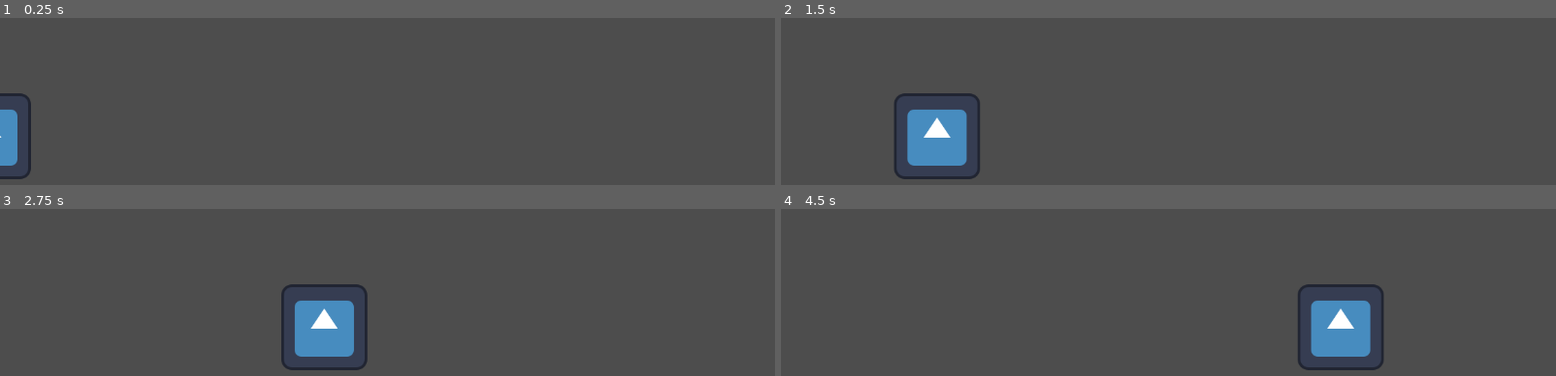
Above: before the commit, frames 1-4 (two rows, left to right).
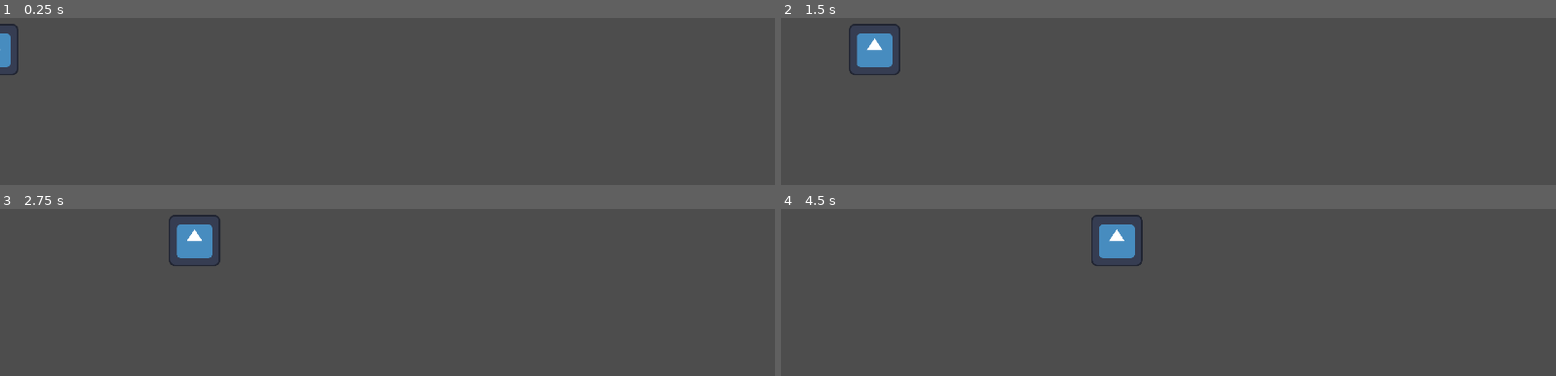
Above: after the commit, the same moments.

Repository: Meemog/GMTK2025
Game: Godot game, scene res://main.tscn
The game is run twice, just before and just after one commit, with the same random seed, the same clock (stepped at 60 frames per second) and the same inputs. The engine's default icon, where the game draws it, is replaced by a stand-in: a white triangle on a blue panel in a dark square.
Inputs (mouse positions are in pixels of both pictures, inside the frame that each line leads up to):
- Up to frame 1 (0.25 s): no input
- Up to frame 2 (1.5 s): move the mouse to (1339, 114) at 0.52 s; hold D (right, bound only after the commit) 0.53-1.28 s; move the mouse to (1013, 158) at 1.27 s; hold S (down, bound only after the commit) from 1.28 s (still down)
- Up to frame 3 (2.75 s): move the mouse to (465, 232) at 2.02 s; release S (down, bound only after the commit) at 2.03 s; hold D (right, bound only after the commit) from 2.03 s (still down)
- Up to frame 4 (4.5 s): move the mouse to (outside the picture) at 2.77 s; release D (right, bound only after the commit) at 2.78 s; hold W (up, bound only after the commit) 2.78-3.53 s; move the mouse to (outside the picture) at 3.52 s; hold A (left, bound only after the commit) from 3.53 s (still down); move the mouse to (936, 262) at 4.27 s

The runs differ from the first frame. In frame 1, 1.4% of the frame differs, in the area x 0-5%, y 3-97%; in frame 2, 4.5%, in the area x 8-26%, y 3-97%; in frame 3, 4.4%; in frame 4, 4.5%.

Commit message:
Added basic player functions

Diff:
--- /dev/null
+++ b/main/Scripts/player.gd
@@ -0,0 +1,40 @@
+extends Area2D
+
+@export var speed = 400
+
+var mouse_location
+
+func _ready() -> void:
+    $BodySprite.play()
+
+func _process(delta: float) -> void:
+
+    # Movement
+
+    var velocity = Vector2.ZERO
+
+    if Input.is_action_pressed("up"):
+        velocity.y -= 1
+    if Input.is_action_pressed("down"):
+        velocity.y += 1
+    if Input.is_action_pressed("right"):
+        velocity.x += 1
+    if Input.is_action_pressed("left"):
+        velocity.x -= 1
+
+    if velocity.length() > 0:
+        velocity = velocity.normalized() * speed
+        $BodySprite.animation = "walk"
+        if velocity.x > 0:
+            $BodySprite.scale.x = abs($BodySprite.scale.x)
+        elif velocity.x < 0:
+            $BodySprite.scale.x = abs($BodySprite.scale.x) * -1
+    else:
+        $BodySprite.animation = "idle"
+
+    position += velocity * delta
+
+    # Gun
+
+    mouse_location = get_viewport().get_mouse_position()
+    $GunSprite.rotation = atan2(mouse_location.y - position.y, mouse_location.x - position.x)
--- a/main/lil_guy.gd
+++ b/main/lil_guy.gd
@@ -5,19 +5,19 @@
 var start_pos
 
 func _ready():
-	screen_size = get_viewport_rect().size
-	hide()
+    screen_size = get_viewport_rect().size
+    hide()
 
 func _process(delta: float) -> void:
-	var velocity = Vector2.ZERO
-	velocity.x += 1
+    var velocity = Vector2.ZERO
+    velocity.x += 1
 
-	position += velocity * delta * speed
+    position += velocity * delta * speed
 
-	if (position.x > screen_size.x + 60):
-		position = start_pos
+    if (position.x > screen_size.x + 60):
+        position = start_pos
 
 func start(pos):
-	start_pos = pos
-	position = pos
-	show()
+    start_pos = pos
+    position = pos
+    show()
--- a/main/main.gd
+++ b/main/main.gd
@@ -1,4 +1,4 @@
 extends Node2D
 
 func _ready() -> void:
-	$LilGuy.start($StartPosition.position)
+    $LilGuy.start($StartPosition.position)
--- /dev/null
+++ b/main/player.tscn
@@ -0,0 +1,99 @@
+[gd_scene load_steps=13 format=3 uid="uid://b1g1pjlvoxks4"]
+
+[ext_resource type="Texture2D" uid="uid://b7ytds7mwl6nb" path="res://Assets/0x72_DungeonTilesetII_v1.7.png" id="1_4flbx"]
+[ext_resource type="Script" uid="uid://djbh478p5uo2r" path="res://Scripts/player.gd" id="1_onrkg"]
+[ext_resource type="Texture2D" uid="uid://tgpr881hjyqd" path="res://Assets/gun.png" id="3_i3pqv"]
+
+[sub_resource type="AtlasTexture" id="AtlasTexture_onrkg"]
+atlas = ExtResource("1_4flbx")
+region = Rect2(128, 192, 16, 32)
+
+[sub_resource type="AtlasTexture" id="AtlasTexture_i3pqv"]
+atlas = ExtResource("1_4flbx")
+region = Rect2(144, 192, 16, 32)
+
+[sub_resource type="AtlasTexture" id="AtlasTexture_hqtel"]
+atlas = ExtResource("1_4flbx")
+region = Rect2(192, 192, 16, 32)
+
+[sub_resource type="AtlasTexture" id="AtlasTexture_sweqy"]
+atlas = ExtResource("1_4flbx")
+region = Rect2(208, 192, 16, 32)
+
+[sub_resource type="AtlasTexture" id="AtlasTexture_2hs0m"]
+atlas = ExtResource("1_4flbx")
+region = Rect2(224, 192, 16, 32)
+
+[sub_resource type="AtlasTexture" id="AtlasTexture_1jxqw"]
+atlas = ExtResource("1_4flbx")
+region = Rect2(240, 192, 16, 32)
+
+[sub_resource type="SpriteFrames" id="SpriteFrames_dw050"]
+animations = [{
+"frames": [{
+"duration": 1.0,
+"texture": SubResource("AtlasTexture_onrkg")
+}, {
+"duration": 1.0,
+"texture": SubResource("AtlasTexture_onrkg")
+}, {
+"duration": 1.0,
+"texture": SubResource("AtlasTexture_i3pqv")
+}, {
+"duration": 1.0,
+"texture": SubResource("AtlasTexture_i3pqv")
+}],
+"loop": true,
+"name": &"idle",
+"speed": 5.0
+}, {
+"frames": [{
+"duration": 1.0,
+"texture": SubResource("AtlasTexture_hqtel")
+}, {
+"duration": 1.0,
+"texture": SubResource("AtlasTexture_sweqy")
+}, {
+"duration": 1.0,
+"texture": SubResource("AtlasTexture_2hs0m")
+}, {
+"duration": 1.0,
+"texture": SubResource("AtlasTexture_1jxqw")
+}],
+"loop": true,
+"name": &"walk",
+"speed": 5.0
+}]
+
+[sub_resource type="CapsuleShape2D" id="CapsuleShape2D_b26j0"]
+radius = 38.0
+height = 118.0
+
+[sub_resource type="SpriteFrames" id="SpriteFrames_hqtel"]
+animations = [{
+"frames": [{
+"duration": 1.0,
+"texture": ExtResource("3_i3pqv")
+}],
+"loop": true,
+"name": &"default",
+"speed": 5.0
+}]
+
+[node name="Player" type="Area2D"]
+script = ExtResource("1_onrkg")
+
+[node name="BodySprite" type="AnimatedSprite2D" parent="."]
+scale = Vector2(7, 7)
+sprite_frames = SubResource("SpriteFrames_dw050")
+animation = &"walk"
+
+[node name="CollisionShape2D" type="CollisionShape2D" parent="."]
+position = Vector2(0, 51)
+shape = SubResource("CapsuleShape2D_b26j0")
+
+[node name="GunSprite" type="AnimatedSprite2D" parent="."]
+position = Vector2(0, 51.275)
+scale = Vector2(3.20588, 3.20588)
+sprite_frames = SubResource("SpriteFrames_hqtel")
+offset = Vector2(33.245, 0)
--- a/main/project.godot
+++ b/main/project.godot
@@ -14,3 +14,36 @@
 run/main_scene="uid://cvec1d7cq015b"
 config/features=PackedStringArray("4.4", "Forward Plus")
 config/icon="res://icon.svg"
+
+[display]
+
+window/size/viewport_width=1920
+window/size/viewport_height=1080
+window/size/mode=2
+
+[input]
+
+up={
+"deadzone": 0.2,
+"events": [Object(InputEventKey,"resource_local_to_scene":false,"resource_name":"","device":-1,"window_id":0,"alt_pressed":false,"shift_pressed":false,"ctrl_pressed":false,"meta_pressed":false,"pressed":false,"keycode":0,"physical_keycode":87,"key_label":0,"unicode":119,"location":0,"echo":false,"script":null)
+]
+}
+left={
+"deadzone": 0.2,
+"events": [Object(InputEventKey,"resource_local_to_scene":false,"resource_name":"","device":-1,"window_id":0,"alt_pressed":false,"shift_pressed":false,"ctrl_pressed":false,"meta_pressed":false,"pressed":false,"keycode":0,"physical_keycode":65,"key_label":0,"unicode":97,"location":0,"echo":false,"script":null)
+]
+}
+right={
+"deadzone": 0.2,
+"events": [Object(InputEventKey,"resource_local_to_scene":false,"resource_name":"","device":-1,"window_id":0,"alt_pressed":false,"shift_pressed":false,"ctrl_pressed":false,"meta_pressed":false,"pressed":false,"keycode":0,"physical_keycode":68,"key_label":0,"unicode":100,"location":0,"echo":false,"script":null)
+]
+}
+down={
+"deadzone": 0.2,
+"events": [Object(InputEventKey,"resource_local_to_scene":false,"resource_name":"","device":-1,"window_id":0,"alt_pressed":false,"shift_pressed":false,"ctrl_pressed":false,"meta_pressed":false,"pressed":false,"keycode":0,"physical_keycode":83,"key_label":0,"unicode":115,"location":0,"echo":false,"script":null)
+]
+}
+
+[rendering]
+
+textures/canvas_textures/default_texture_filter=0
Binary file added: main/Assets/0x72_DungeonTilesetII_v1.7.png
Not shown, added: main/Assets/0x72_DungeonTilesetII_v1.7.png.import
Binary file added: main/Assets/atlas_floor-16x16.png
Not shown, added: main/Assets/atlas_floor-16x16.png.import
Binary file added: main/Assets/atlas_walls_high-16x32.png
Not shown, added: main/Assets/atlas_walls_high-16x32.png.import
Binary file added: main/Assets/atlas_walls_low-16x16.png
Not shown, added: main/Assets/atlas_walls_low-16x16.png.import
Binary file added: main/Assets/crosshair.png
Not shown, added: main/Assets/crosshair.png.import
Binary file added: main/Assets/gun.png
Not shown, added: main/Assets/gun.png.import
(and 2 more such lines)
